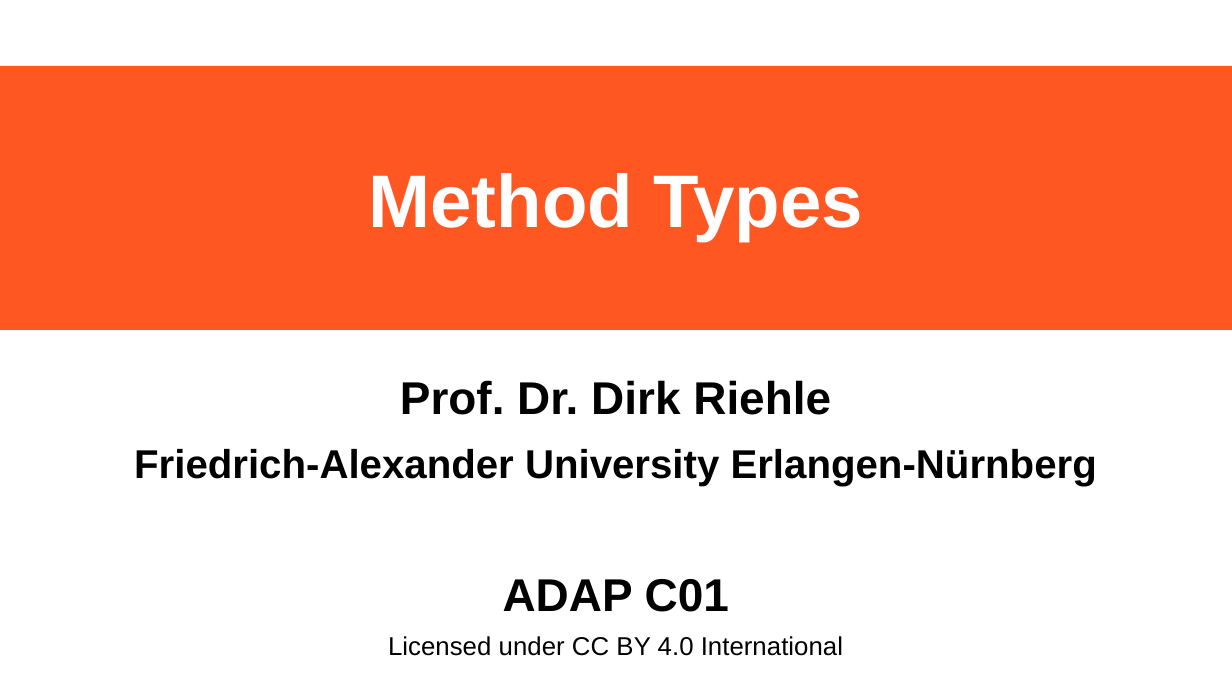
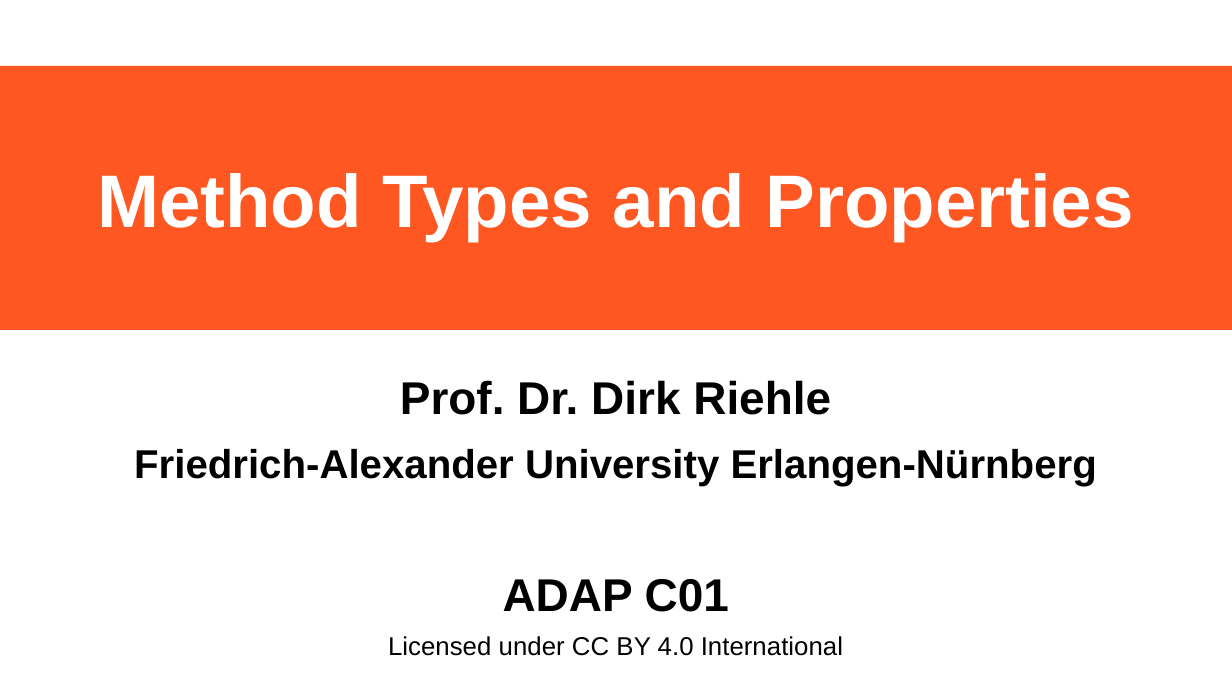
Before and after one commit to dirkriehle/adap-course, a slide deck: slide 1 of Lecture Slides/ADAP C01 - Method Types and Properties.odp. Drawn at 1232x693 pixels with LibreOffice and Linux fonts; fonts in the diff are those of the drawing. Boxes give left, top, right and bottom in pixels: in the first picture for what was removed or moved away, otherwise in the second. Text is boxed around its words. In the diff, an @@ line names an element or a change of style, - is before the commit and + after.

```diff
--- a/Lecture Slides/ADAP C01 - Method Types and Properties.odp
+++ b/Lecture Slides/ADAP C01 - Method Types and Properties.odp
@@ title at (97, 173, 1134, 241): text changed @@
-Method Types
+Method Types and Properties
```
Also in this commit, not shown: 2 other slides changed, 10 slides added, 2 slides removed, 5 other files.
